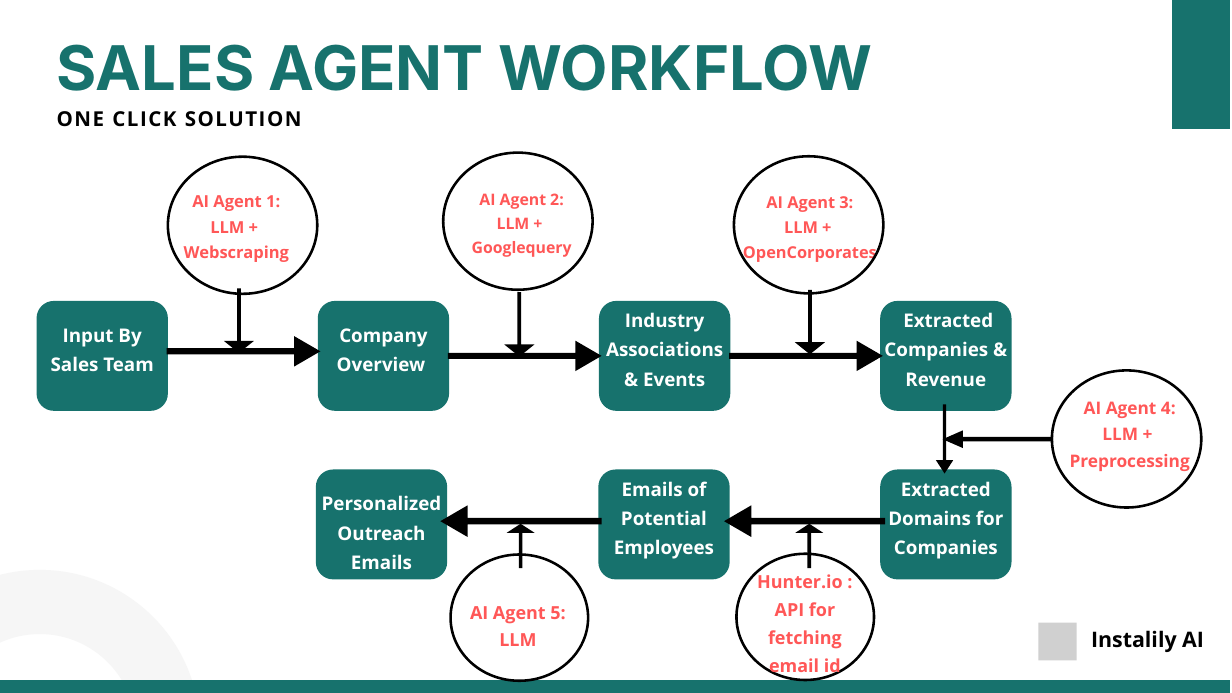
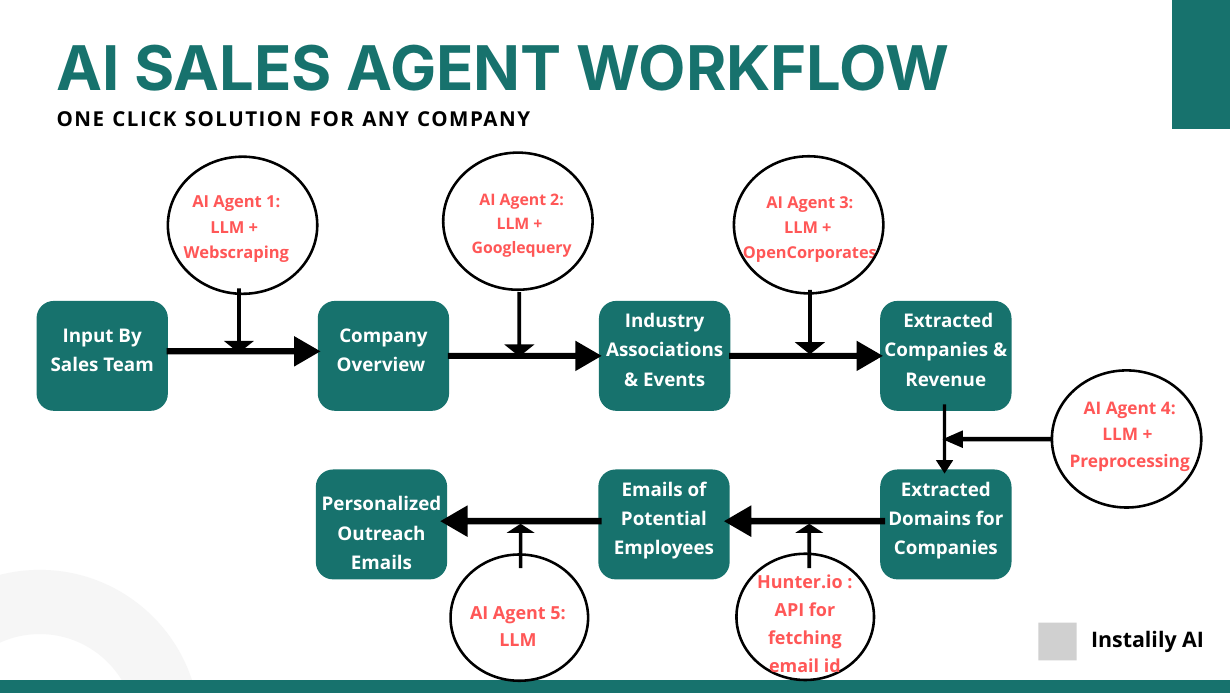
Before and after one commit to udyansachdev1/instalily_sales_agent, a slide deck: slide 4 of instalily_sales_agent.pptx. Drawn at 1232x693 pixels with LibreOffice and Linux fonts; fonts in the diff are those of the drawing; grey boxes stand for pictures. Boxes give left, top, right and bottom in pixels: in the first picture for what was removed or moved away, otherwise in the second. Text is boxed around its words. In the diff, an @@ line names an element or a change of style, - is before the commit and + after.

```diff
--- a/instalily_sales_agent.pptx
+++ b/instalily_sales_agent.pptx
@@ text at bbox=[57, 44, 950, 91]: text changed @@
-SALES AGENT WORKFLOW
+AI SALES AGENT WORKFLOW
@@ text at bbox=[57, 111, 530, 127]: text changed @@
-ONE CLICK SOLUTION
+ONE CLICK SOLUTION FOR ANY COMPANY
```
